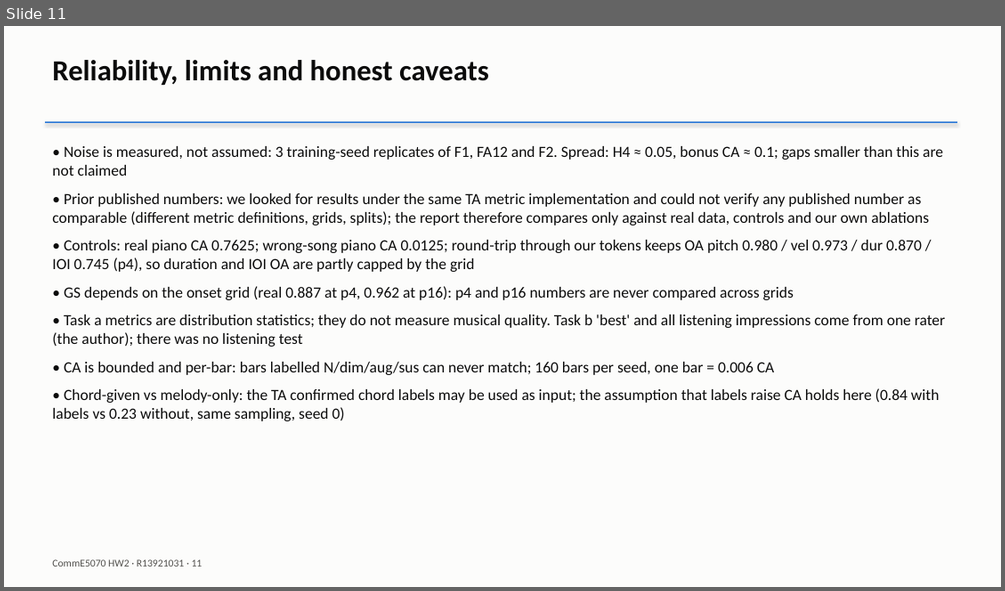
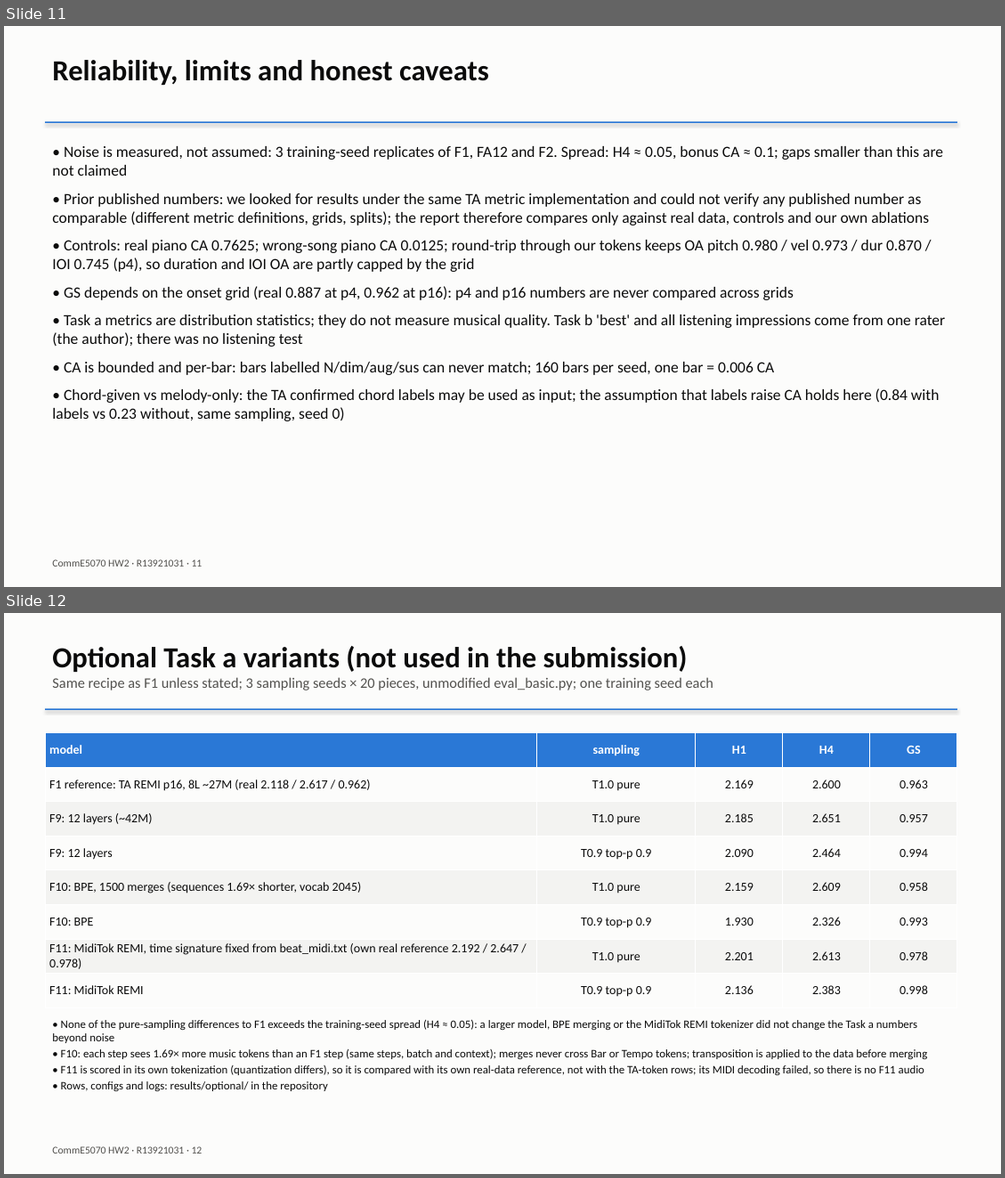
Before and after one commit to goog-msft-fb-nflx-nvda-aapl/CommE5070-PA2, a slide deck: report/R13921031_report.pptx. Shown one above the other, each under a label of ours: slide 11 before the commit, slides 11 and 12 after it. The pictures are 1005x591 and 1005x1178 pixels, drawn with LibreOffice and Linux fonts; fonts in the diff are those of the drawing. Boxes give left, top, right and bottom in pixels: in the first picture for what was removed or moved away, otherwise in the second. Text is boxed around its words. In the diff, an @@ line names an element or a change of style, - is before the commit and + after.

```diff
--- a/report/R13921031_report.pptx
+++ b/report/R13921031_report.pptx
@@ slide 12 added at <box>4,613,1001,1174</box>, background #FCFCFB @@
@@ text added at <box>52,646,713,690</box>, 14 pt, text #52514E @@
+Optional Task a variants (not used in the submission)
+Same recipe as F1 unless stated; 3 sampling seeds × 20 pieces, unmodified eval_basic.py; one training seed each
@@ rectangle added at <box>45,709,957,710</box>, fill #2A78D6 @@
@@ table added at <box>45,732,958,1008</box>, 8 rows, 5 columns @@
+model | sampling | H1 | H4 | GS
+F1 reference: TA REMI p16, 8L ~27M (real 2.118 / 2.617 / 0.962) | T1.0 pure | 2.169 | 2.600 | 0.963
+F9: 12 layers (~42M) | T1.0 pure | 2.185 | 2.651 | 0.957
+F9: 12 layers | T0.9 top-p 0.9 | 2.090 | 2.464 | 0.994
+F10: BPE, 1500 merges (sequences 1.69× shorter, vocab 2045) | T1.0 pure | 2.159 | 2.609 | 0.958
+F10: BPE | T0.9 top-p 0.9 | 1.930 | 2.326 | 0.993
+F11: MidiTok REMI, time signature fixed from beat_midi.txt (own real reference 2.192 / 2.647 / 0.978) | T1.0 pure | 2.201 | 2.613 | 0.978
+F11: MidiTok REMI | T0.9 top-p 0.9 | 2.136 | 2.383 | 0.998
@@ text added at <box>52,1020,928,1091</box>, 11 pt, text #0B0B0B @@
+• None of the pure-sampling differences to F1 exceeds the training-seed spread (H4 ≈ 0.05): a larger model, BPE merging or the MidiTok REMI tokenizer did not change the Task a numbers beyond noise
+• F10: each step sees 1.69× more music tokens than an F1 step (same steps, batch and context); merges never cross Bar or Tempo tokens; transposition is applied to the data before merging
+• F11 is scored in its own tokenization (quantization differs), so it is compared with its own real-data reference, not with the TA-token rows; its MIDI decoding failed, so there is no F11 audio
+• Rows, configs and logs: results/optional/ in the repository
@@ text added at <box>52,1146,202,1153</box>, 10 pt, text #52514E @@
+CommE5070 HW2 · R13921031 · 12
```
Also in this commit, not shown: 2 slides changed, 3 other files.
